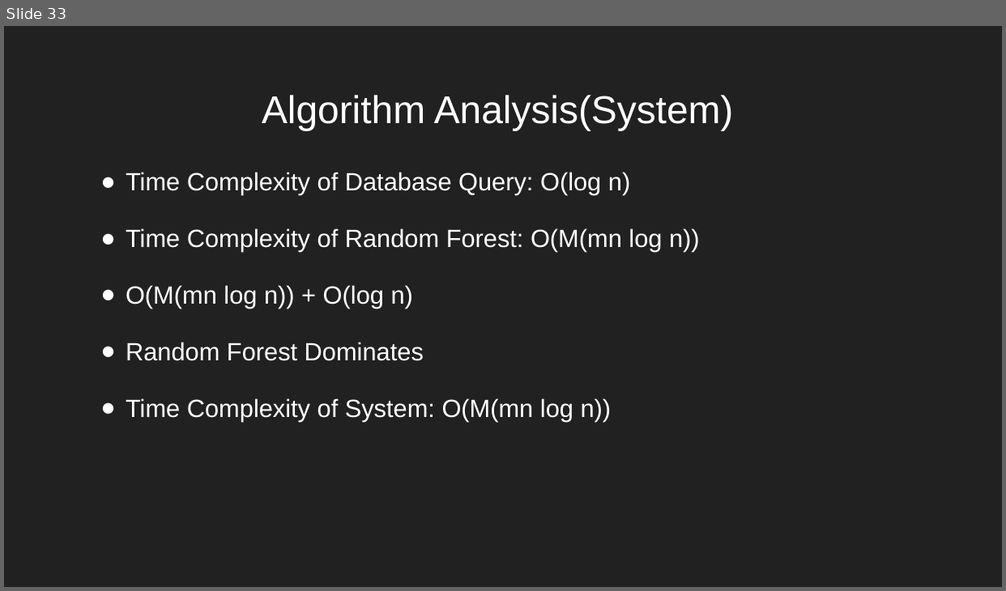
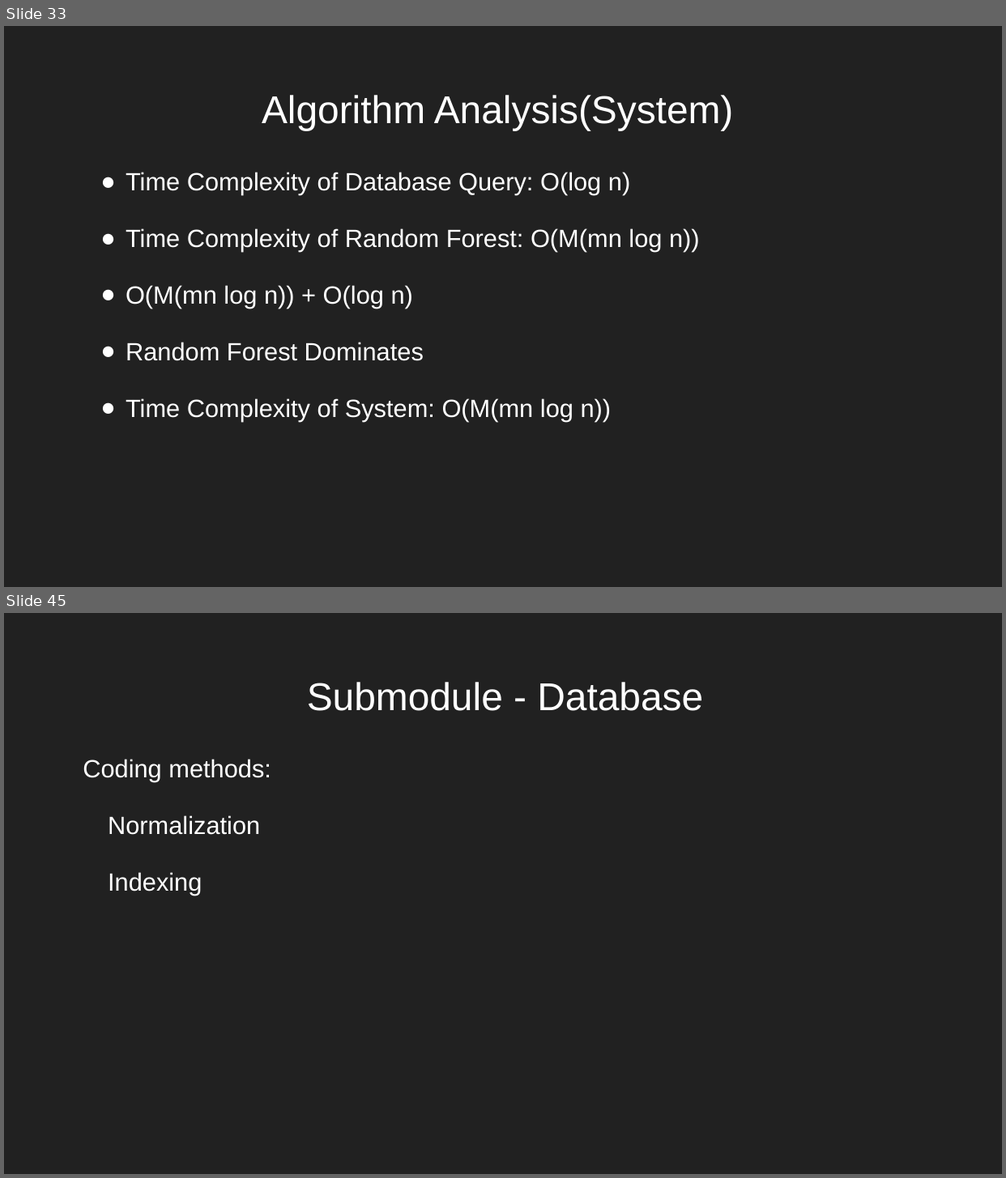
Before and after one commit to nreader72/NostraDomicile, a slide deck: docs/Progress_Reports/NostraDomicile (6).pptx. Shown one above the other, each under a label of ours: slide 33 before the commit, slides 33 and 45 after it; the slides between them are not shown. The pictures are 1006x591 and 1006x1178 pixels, drawn with LibreOffice and Linux fonts; fonts in the diff are those of the drawing; background and template pictures are left out. Boxes give left, top, right and bottom in pixels: in the first picture for what was removed or moved away, otherwise in the second. Text is boxed around its words. In the diff, an @@ line names an element or a change of style, - is before the commit and + after.

```diff
--- a/docs/Progress_Reports/NostraDomicile (6).pptx
+++ b/docs/Progress_Reports/NostraDomicile (6).pptx
@@ slide 45 added at <box>4,613,1002,1174</box>, background picture (left out) @@
@@ title added at <box>307,682,703,711</box>, 28 pt, text #FFFFFF @@
+Submodule - Database
@@ text added at <box>83,759,271,896</box>, 18 pt, text #FFFFFF @@
+Coding methods:
+Normalization
+Indexing
```
Also in this commit, not shown: 5 slides changed, 18 other slides added, 1 other file.
